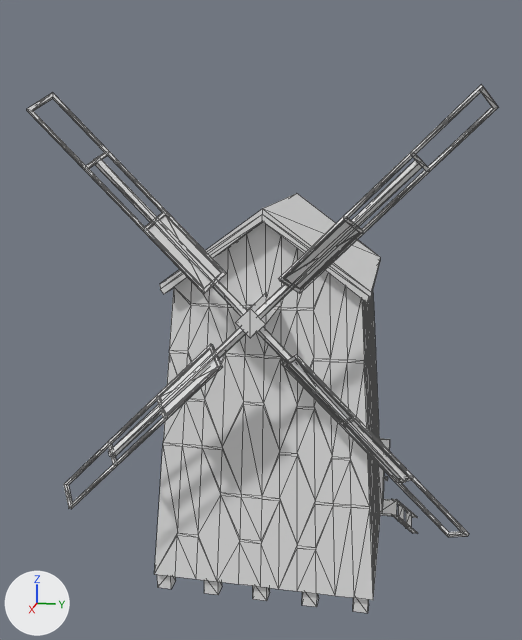
What one commit did to the FBX model Assets/DataFiles/Mesh/Building/MillV3.fbx.
Camera for both pictures: a 50 mm lens placed at (19.89, 3.39, 12.11), pointed at (0.73, -0.44, 7.32). Lighting does not change. The marker at lower left points along +X, +Y and +Z. Mesh edges are drawn as thin lines.

The older version as bpy lines, for what is in view:
```python
me_plane_004 = bpy.data.meshes.new('Plane.004')
me_plane_004.from_pydata(...)  # 879 vertices, 1442 faces; spans x -3.0..4.29, y -5.13..5.13, z 0.0..13.22
me_plane_004.materials.append(mat_material)  # white #e7e7e7
ob_mill = bpy.data.objects.new('Mill', me_plane_004)
ob_mill.location = (0.0, 0.0, 0.0)
```
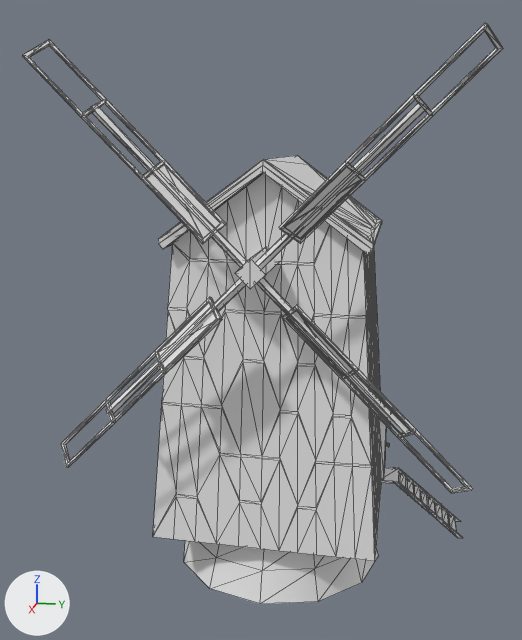
Boxes [x1, y1, x2, y2] around the edits, measured in the pictures (522 x 640 px; the box of a moved part takes in the faces that stretch with it):
'Mill', reshaped, turned, rescaled: before [27, 85, 498, 613]; after [23, 23, 503, 604]
part 1 of me_plane_004, moved or reshaped: before [379, 438, 390, 456]; after [379, 406, 391, 421]
part 2 of me_plane_004, moved or reshaped: before [154, 222, 380, 600]; after [153, 173, 382, 561]
part 3 of me_plane_004, moved or reshaped: before [257, 160, 425, 318]; after [91, 104, 247, 267]
part 4 of me_plane_004, moved or reshaped: before [279, 85, 498, 293]; after [23, 40, 226, 244]
part 5 of me_plane_004, moved or reshaped: before [378, 465, 384, 512]; after [379, 421, 386, 480]
part 6 of me_plane_004, moved or reshaped: before [391, 514, 418, 534]; after [393, 481, 420, 501]
part 7 of me_plane_004, moved or reshaped: before [392, 499, 417, 518]; after [393, 467, 418, 485]
part 8 of me_plane_004, moved or reshaped: before [380, 499, 397, 516]; after [382, 467, 399, 483]
part 9 of me_plane_004, moved or reshaped: before [406, 511, 411, 526]; after [400, 473, 406, 489]
part 10 of me_plane_004, moved or reshaped: before [398, 505, 404, 522]; after [407, 479, 413, 495]
part 11 of me_plane_004, moved or reshaped: before [94, 156, 247, 317]; after [106, 278, 246, 414]
part 12 of me_plane_004, moved or reshaped: before [27, 93, 226, 294]; after [61, 297, 222, 468]
part 13 of me_plane_004, moved or reshaped: before [64, 344, 223, 509]; after [282, 305, 472, 493]
part 14 of me_plane_004, moved or reshaped: before [282, 354, 469, 537]; after [279, 23, 503, 244]
part 15 of me_plane_004, deleted: before [109, 193, 407, 613]
part 16 of me_plane_004, added: after [184, 485, 463, 604]
part 17 of me_plane_004, added: after [158, 103, 428, 437]

The change, as a diff of the scene's bpy script:
```diff
--- a/Assets/DataFiles/Mesh/Building/MillV3.fbx.py
+++ b/Assets/DataFiles/Mesh/Building/MillV3.fbx.py
@@ me_plane_004 @@
-me_plane_004.from_pydata(...)  # 879 vertices, 1442 faces; spans x -3.0..4.29, y -5.13..5.13, z 0.0..13.22
+me_plane_004.from_pydata(...)  # 928 vertices, 1560 faces; spans x -303.52..429.16, y 0.0..1436.9, z -559.13..513.37
+# me_plane_004 part 1: the loose piece of 12 vertices spanning x -2.56..-1.52, y 2.82..3.19, z 2.57..2.7 is turned -90 degrees about the x axis through its middle and scaled by 100, then moved by (-202.05, 375.37, -303.28)
+# me_plane_004 part 2: the loose piece of 438 vertices spanning x -3.0..3.0, y -3.0..3.0, z 0.5..10.27 is turned -90 degrees about the x axis through its middle and scaled by 100, then moved by (0.0, 653.2, -5.39)
+# me_plane_004 part 3: the loose piece of 8 vertices spanning x 3.89..4.1, y 0.04..3.72, z 8.14..11.81 is scaled about its middle by 100, then moved by (395.75, 1109.6, 178.5)
+# me_plane_004 part 4: the loose piece of 48 vertices spanning x 3.7..4.29, y 0.65..5.13, z 8.74..13.22 is scaled about its middle by 100, then moved by (395.57, 1209.64, 278.29)
+# me_plane_004 part 5: the loose piece of 16 vertices spanning x -2.49..-1.6, y 2.82..3.06, z 0.57..2.57 is turned -90 degrees about the x axis through its middle and scaled by 100, then moved by (-202.31, 268.94, -295.42)
+# me_plane_004 part 6: the loose piece of 8 vertices spanning x -1.56..-1.5, y 3.34..4.2, z 0.0..0.57 is turned -90 degrees about the x axis through its middle and scaled by 100, then moved by (-151.56, 139.46, -377.46)
+# me_plane_004 part 7: the loose piece of 8 vertices spanning x -2.58..-2.52, y 3.34..4.2, z 0.0..0.57 is turned -90 degrees about the x axis through its middle and scaled by 100, then moved by (-252.53, 139.46, -377.46)
+# me_plane_004 part 8: the loose piece of 8 vertices spanning x -2.52..-1.56, y 2.94..3.51, z 0.49..0.57 is turned -90 degrees about the x axis through its middle and scaled by 100, then moved by (-202.05, 164.53, -322.93)
+# me_plane_004 part 9: the loose piece of 8 vertices spanning x -2.52..-1.56, y 3.81..3.99, z 0.12..0.2 is turned -90 degrees about the x axis through its middle and scaled by 100, then moved by (-202.05, 147.39, -365.63)
+# me_plane_004 part 10: the loose piece of 8 vertices spanning x -2.52..-1.56, y 3.56..3.74, z 0.33..0.41 is turned -90 degrees about the x axis through its middle and scaled by 100, then moved by (-202.05, 127.14, -390.69)
+# me_plane_004 part 11: the loose piece of 8 vertices spanning x 3.89..4.1, y -3.72..-0.05, z 8.13..11.8 is scaled about its middle by 100, then moved by (395.75, 736.94, 177.98)
+# me_plane_004 part 12: the loose piece of 48 vertices spanning x 3.7..4.29, y -5.13..-0.65, z 8.74..13.22 is scaled about its middle by 100, then moved by (395.57, 637.16, 278.02)
+# me_plane_004 part 13: the loose piece of 48 vertices spanning x 3.7..4.29, y -5.13..-0.65, z 2.96..7.44 is scaled about its middle by 100, then moved by (395.57, 637.42, -294.47)
+# me_plane_004 part 14: the loose piece of 48 vertices spanning x 3.7..4.29, y 0.65..5.13, z 2.96..7.44 is scaled about its middle by 100, then moved by (395.57, 1209.91, -294.2)
+# me_plane_004 part 15: 18 loose pieces with 154 vertices, spanning x -2.95..4.19, y -3.72..3.72, z 0.0..10.57, are deleted
+# me_plane_004 part 16: 116 vertices added at x -303.52..303.52, y 0.0..164.58, z -559.13..303.52
+# me_plane_004 part 17: 87 vertices added at x -276.59..418.66, y 552.01..1295.59, z -372.06..263.59
 me_plane_004.materials.append(mat_material)
@@ ob_mill @@
 ob_mill.location = (0.0, 0.0, 0.0)
+ob_mill.rotation_euler = (1.571, 0.0, 0.0)  # degrees (90, 0, 0)
+ob_mill.scale = (0.01, 0.01, 0.01)
```
